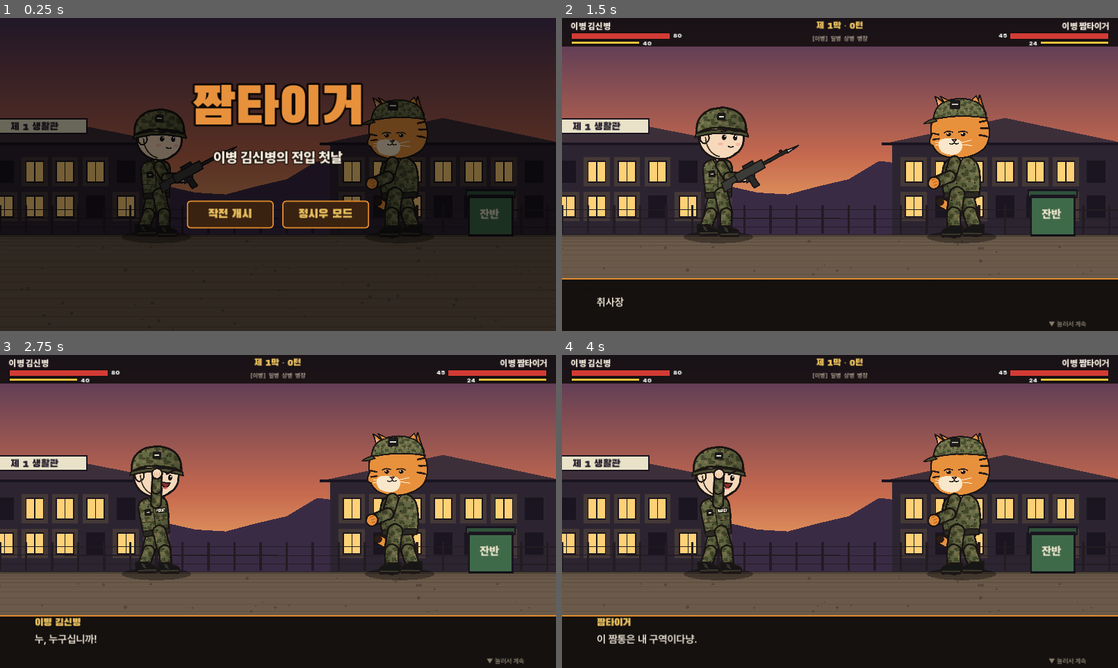
Above: before the commit, frames 1-4 (two rows, left to right).
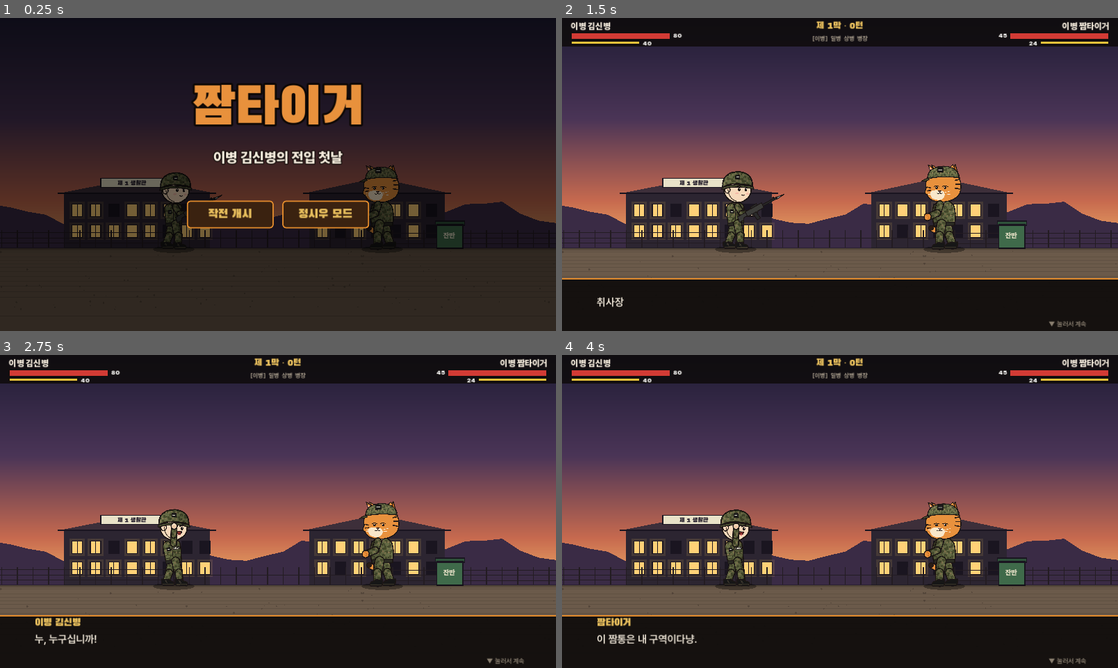
Above: after the commit, the same moments.

Repository: jihwan-ship/moon
Game: Godot game, scene res://scenes/battle.tscn
Two runs of this game, one before a commit and one after it. Both use one fixed random seed, a clock stepped at 60 frames per second and the inputs below.
Inputs (mouse positions are in pixels of both pictures, inside the frame that each line leads up to):
- Up to frame 1 (0.25 s): no input
- Up to frame 2 (1.5 s): click "작전 개시" at 0.5 s; move the mouse to (962, 158) at 1.27 s; click (962, 158) at 1.42 s
- Up to frame 3 (2.75 s): move the mouse to (166, 527) at 2.02 s; click (166, 527) at 2.17 s
- Up to frame 4 (4 s): move the mouse to (895, 442) at 2.77 s; click (895, 442) at 2.92 s; move the mouse to (812, 574) at 3.52 s; click (812, 574) at 3.67 s

The runs differ from the first frame. In frame 1, 45% of the frame differs, in the area x 0-100%, y 7-75%; in frame 2, 59%, in the area x 0-100%, y 9-83%; in frame 3, 59%; in frame 4, 59%.

Commit message:
캐릭터를 작게: 배치할 때는 멀리서 넓게 보고, 합을 겨룰 때 카메라가 다가간다
Co-Authored-By: Claude Opus 5.5 <noreply@anthropic.com>
Claude-Session: https://claude.ai/code/session_01X3dHShmWQUemsGhDTnXSyi

Diff:
--- a/game/scripts/backdrop.gd
+++ b/game/scripts/backdrop.gd
@@ -88,7 +88,7 @@
 		var y := GROUND + 10 + _rand() * 230
 		draw_circle(Vector2(x, y), 1.5 + _rand() * 2.5, Color(0.25, 0.2, 0.17, 0.5))
 	# 짬통(오른쪽)
-	var cx := 1130.0
+	var cx := 1300.0
 	draw_rect(Rect2(cx - 50, GROUND - 92, 100, 92), Color("3f6a4a"))
 	draw_rect(Rect2(cx - 56, GROUND - 104, 112, 16), Color("2f523a"))
 	draw_rect(Rect2(cx - 50, GROUND - 92, 100, 92), Color("1a1520"), false, 4)
--- a/game/scripts/battle.gd
+++ b/game/scripts/battle.gd
@@ -2,7 +2,12 @@
 ## 전투 장면: 상태, 턴 흐름, 합 판정, 연출을 모두 맡는다.
 
 const GROUND := 500.0
-const HOME := {"s": 360.0, "t": 920.0}
+const HOME := {"s": 240.0, "t": 1040.0}
+# 카메라. 배치할 때는 멀리서 넓게(캐릭터가 작은 SD 느낌), 합을 겨룰 때는 둘에게 다가간다
+const PLAN_ZOOM := 0.6
+const PLAN_CAM := Vector2(640, 217)
+const FIGHT_ZOOM := 0.85
+const FIGHT_CAM := Vector2(640, 265)
 const SCALE := {"s": 0.84, "t": 0.86}
 const CONTACT := 150.0
 
@@ -69,7 +74,8 @@
 
 func _build_world() -> void:
 	cam = Camera2D.new()
-	cam.position = Vector2(640, 360)
+	cam.position = PLAN_CAM
+	cam.zoom = Vector2.ONE * PLAN_ZOOM
 	add_child(cam)
 	world = Node2D.new()
 	add_child(world)
@@ -327,7 +333,7 @@
 		bubble[who] = b
 	# 안내 문구
 	toast = _label("", 20, Color("fff0c0"), fb, 6)
-	toast.position = Vector2(240, 470)
+	toast.position = Vector2(240, 548)
 	toast.size = Vector2(800, 30)
 	toast.horizontal_alignment = HORIZONTAL_ALIGNMENT_CENTER
 	root.add_child(toast)
@@ -402,6 +408,11 @@
 		c.draw_string(fb, Vector2(0, 36), "총력 사격 준비!", HORIZONTAL_ALIGNMENT_LEFT, -1, 14, Color("ffb16a"))
 
 
+## 배치 화면에서 캐릭터 머리 근처의 화면 좌표
+func _plan_scr(who: String) -> Vector2:
+	return (Vector2(HOME[who], GROUND - 260) - PLAN_CAM) * PLAN_ZOOM + Vector2(640, 360)
+
+
 func _draw_lines() -> void:
 	if not lines.visible:
 		return
@@ -415,7 +426,7 @@
 			var sv: CardView = slot_views[i]
 			b = sv.position + Vector2(sv.size.x / 2, sv.size.y)
 		else:
-			b = Vector2(HOME["s"], 300)
+			b = _plan_scr("s")
 		var mid := (a + b) / 2 + Vector2(0, 50)
 		var pts := PackedVector2Array()
 		for k in 25:
@@ -434,7 +445,7 @@
 			continue
 		var sv: CardView = slot_views[i]
 		var a := sv.position + Vector2(sv.size.x / 2, sv.size.y)
-		var b := Vector2(HOME["t"], 300)
+		var b := _plan_scr("t")
 		lines.draw_line(a, b, Color("8fe8ff"), 3)
 		lines.draw_circle(b, 6, Color("8fe8ff"))
 
@@ -696,7 +707,7 @@
 	for i in intents.size():
 		var cv := CardView.new()
 		cv.setup(intents[i]["id"], intents[i]["def"], true, true)
-		cv.position = Vector2(HOME["t"] + (i - (intents.size() - 1) / 2.0) * 128 - 59, 82)
+		cv.position = Vector2(_plan_scr("t").x + (i - (intents.size() - 1) / 2.0) * 128 - 59, 82)
 		root.add_child(cv)
 		intent_views.append(cv)
 	for i in slots.size():
@@ -706,7 +717,7 @@
 		else:
 			cv.setup("", {"name": "빈 칸 %d" % (i + 1), "dice": [], "cost": 0}, false, true)
 			cv.modulate = Color(1, 1, 1, 0.5)
-		cv.position = Vector2(HOME["s"] + (i - (slots.size() - 1) / 2.0) * 128 - 59, 82)
+		cv.position = Vector2(_plan_scr("s").x + (i - (slots.size() - 1) / 2.0) * 128 - 59, 82)
 		cv.pressed.connect(_on_slot.bind(i))
 		root.add_child(cv)
 		slot_views.append(cv)
@@ -851,8 +862,8 @@
 
 func _enter_combat() -> void:
 	var tw := create_tween().set_parallel(true).set_trans(Tween.TRANS_CUBIC).set_ease(Tween.EASE_OUT)
-	tw.tween_property(cam, "zoom", Vector2(1.45, 1.45), 0.4)
-	tw.tween_property(cam, "position", Vector2(640, 330), 0.4)
+	tw.tween_property(cam, "zoom", Vector2.ONE * FIGHT_ZOOM, 0.4)
+	tw.tween_property(cam, "position", FIGHT_CAM, 0.4)
 	tw.tween_property(dim, "color:a", 0.45, 0.4)
 	await tw.finished
 
@@ -861,8 +872,8 @@
 	banner_s.visible = false
 	banner_t.visible = false
 	var tw := create_tween().set_parallel(true).set_trans(Tween.TRANS_SINE).set_ease(Tween.EASE_IN_OUT)
-	tw.tween_property(cam, "zoom", Vector2.ONE, 0.4)
-	tw.tween_property(cam, "position", Vector2(640, 360), 0.4)
+	tw.tween_property(cam, "zoom", Vector2.ONE * PLAN_ZOOM, 0.4)
+	tw.tween_property(cam, "position", PLAN_CAM, 0.4)
 	tw.tween_property(dim, "color:a", 0.0, 0.4)
 	for who in ["s", "t"]:
 		tw.tween_property(pup[who], "position:x", HOME[who], 0.4)
Not shown, changed: docs/index.html
Not shown, changed: docs/index.pck
